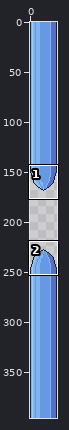
Edited in one commit: pixel-art file (img/icicles.aseprite). The first picture is a wide view before the edit; the outline marks the close-up.
Close-up. As it was:
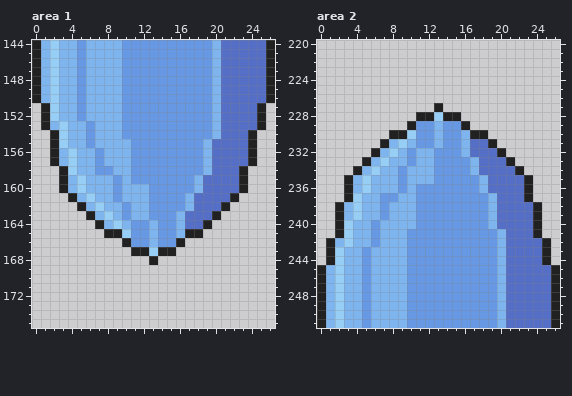
27x396 pixels, 1 frame. Shown: area 1: x 0..26, y 144..175; area 2: x 0..26, y 220..251.
Once edited:
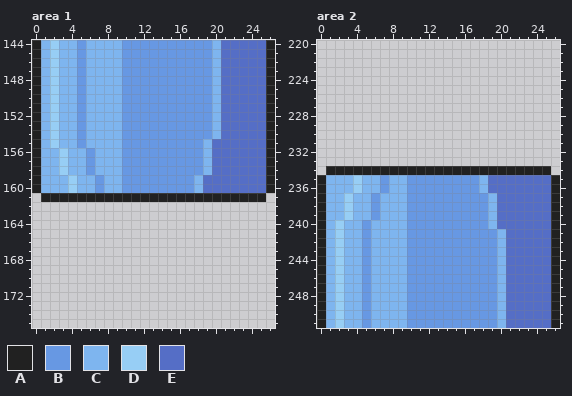
Palette (. is transparent): A #212121  B #6798e3  C #7eb5ef  D #97cef5  E #556ec6
Changes in this commit:
Changed rows in their new state; - is an unchanged pixel.
Area 1:
first column x 0:
151 AC-----------------------EA
152 AC-----------------------EA
153 ACDC-BC------------------EA
154 ACDC-BC-----------------EEA
155 ACDC-BC---B-------------EEA
156 ACCDC-BC--B-------------EEA
157 ACCDC-BC--B-------------EEA
158 ACCDC-BCC-B------------EEEA
159 ACCCDC-B-CB------------EEEA
160 ACCCDC-B-CBBB----------EEEA
161 -AAA-AAAAAAAAAAAAAAAAA-AAA-
162 -----.................-----
163 ------...............------
164 -------.............-------
165 --------...........--------
166 ----------.......----------
167 -----------.....-----------
168 -------------.-------------
Area 2:
first column x 0:
227 -------------.-------------
228 -----------.....-----------
229 ----------.......----------
230 --------...........--------
231 -------.............-------
232 ------...............------
233 -----.................-----
234 -AAA-AAAAAAAAAAAAAAAAA-AAA-
235 ACCCDC-B-CBBB----------EEEA
236 ACCCDC-B-CB------------EEEA
237 ACCDC-BCC-B------------EEEA
238 ACCDC-BC--B-------------EEA
239 ACCDC-BC--B-------------EEA
240 ACDC-BC---B-------------EEA
241 ACDC-BC-----------------EEA
242 ACDC-BC------------------EA
243 AC-----------------------EA
244 AC-----------------------EA
Changed places in both close-ups, as pixel boxes (x1, y1, x2, y2):
changed: (32, 103, 275, 265)
changed: (317, 103, 560, 265)
